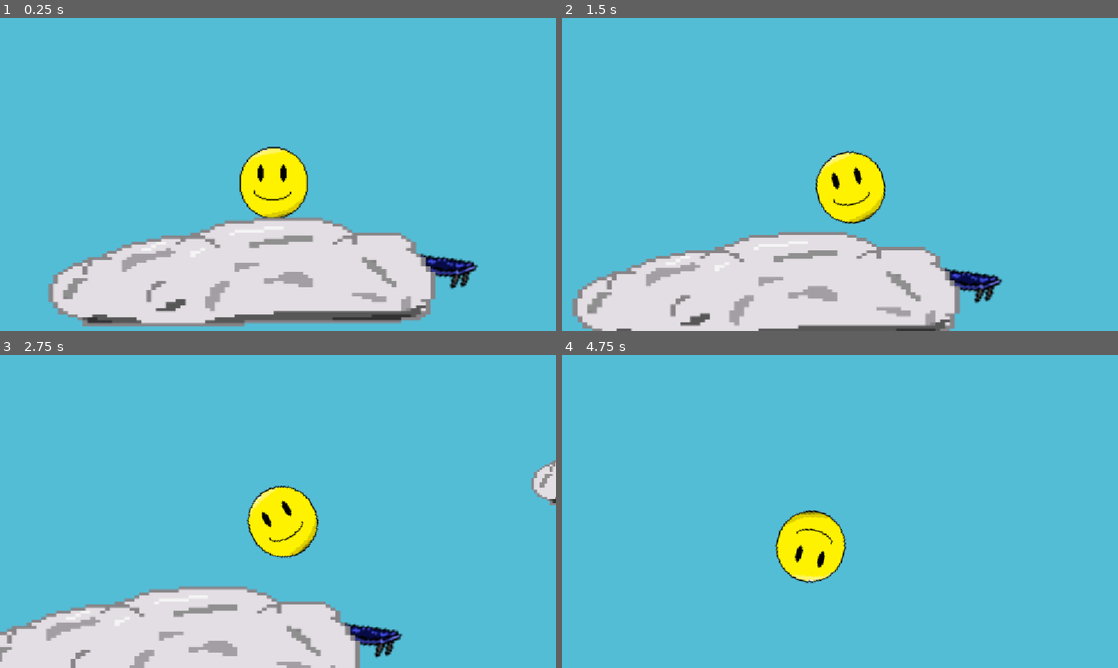
Above: before the commit, frames 1-4 (two rows, left to right).
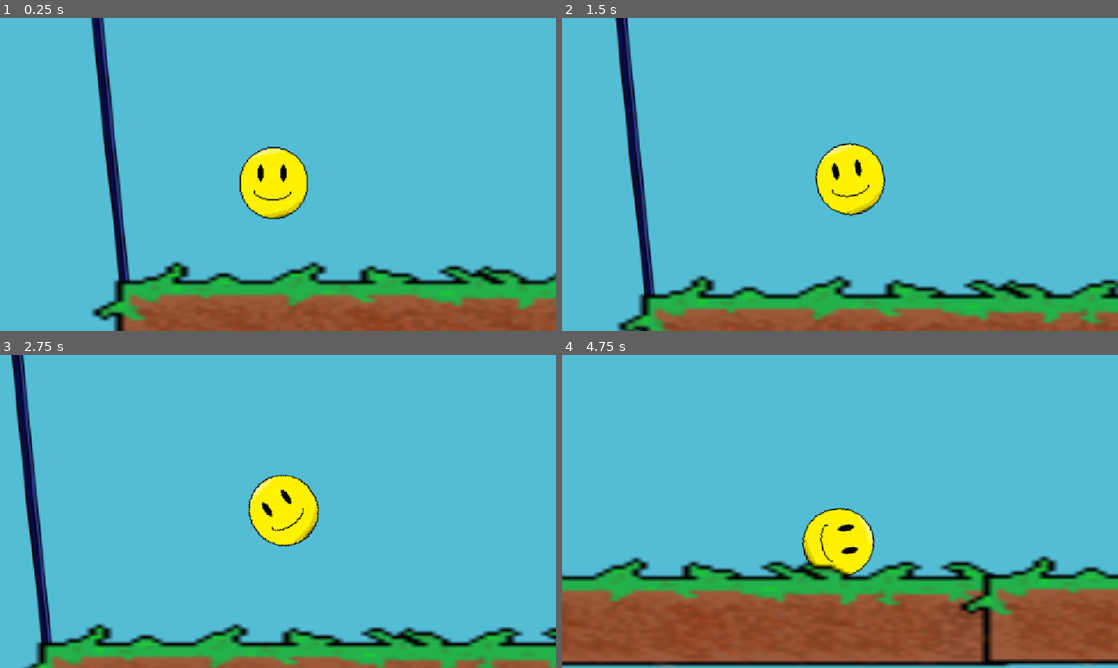
Above: after the commit, the same moments.

Repository: cyan-teal/hole-bounce
Game: Godot game, scene res://scenes/level_1.tscn
Two runs of this game, one before a commit and one after it. Both use one fixed random seed, a clock stepped at 60 frames per second and the inputs below. Before the commit the project starts from res://scenes/level_3.tscn. The engine's default icon, where the game draws it, is replaced by a stand-in: a white triangle on a blue panel in a dark square.
Inputs:
- Up to frame 1 (0.25 s): no input
- Up to frame 2 (1.5 s): hold Right (go_right) 0.53-1.28 s; hold Space (pass) 0.53-1.28 s; hold Left (go_left) from 1.28 s (still down); tap Space (pass) at 1.35 s
- Up to frame 3 (2.75 s): release Left (go_left) at 2.03 s; hold Right (go_right) from 2.03 s (still down); hold Space (pass) from 2.03 s (still down)
- Up to frame 4 (4.75 s): release Space (pass) at 2.78 s; tap Space (pass) at 2.85, 4.35 s; release Right (go_right) at 3.53 s; hold Space (pass) 3.53-4.28 s; hold Left (go_left) from 3.53 s (still down)

The runs differ from the first frame. In frame 1, 27% of the frame differs, in the area x 8-100%, y 0-100%; in frame 2, 26%; in frame 3, 22%; in frame 4, 34%, in the area x 0-100%, y 48-100%.

Commit message:
logs

Diff:
--- /dev/null
+++ b/hole-bounce/arrow.tscn
@@ -0,0 +1,8 @@
+[gd_scene format=3 uid="uid://b53n0e6biq4jo"]
+
+[ext_resource type="Texture2D" uid="uid://cav7tlrhue2x4" path="res://pixil-frame-0 (8).png" id="1_l5ahi"]
+
+[node name="arrow" type="StaticBody2D" unique_id=1626867911]
+
+[node name="Sprite2D" type="Sprite2D" parent="." unique_id=1431476914]
+texture = ExtResource("1_l5ahi")
--- /dev/null
+++ b/hole-bounce/log_obstacle.tscn
@@ -0,0 +1,16 @@
+[gd_scene format=3 uid="uid://cxadqbe7qfuwj"]
+
+[ext_resource type="Texture2D" uid="uid://bh25c0evvt84o" path="res://pixil-frame-0 (11).png" id="1_1p5ha"]
+
+[sub_resource type="RectangleShape2D" id="RectangleShape2D_7n77a"]
+size = Vector2(113, 25)
+
+[node name="log_obstacle" type="StaticBody2D" unique_id=1606836130]
+
+[node name="Sprite2D" type="Sprite2D" parent="." unique_id=2081447972]
+scale = Vector2(1.4671797, 1.6109084)
+texture = ExtResource("1_1p5ha")
+
+[node name="CollisionShape2D" type="CollisionShape2D" parent="." unique_id=46647488]
+position = Vector2(1.5, -0.5)
+shape = SubResource("RectangleShape2D_7n77a")
--- a/hole-bounce/project.godot
+++ b/hole-bounce/project.godot
@@ -11,7 +11,7 @@
 [application]
 
 config/name="Hole Bounce"
-run/main_scene="uid://c5ho4ahw1mb23"
+run/main_scene="uid://cvompijt5hlt0"
 config/features=PackedStringArray("4.7", "GL Compatibility")
 config/icon="uid://cpsm7tj76dhok"
 <<<<<<<HEADrun/main_scene="uid://cvompijt5hlt0"
--- /dev/null
+++ b/hole-bounce/rock_obstacle.tscn
@@ -0,0 +1,15 @@
+[gd_scene format=3 uid="uid://b0wm100j74h38"]
+
+[ext_resource type="Texture2D" uid="uid://nwb6cvj4etr6" path="res://pixil-frame-0 (10).png" id="1_oyleq"]
+
+[sub_resource type="RectangleShape2D" id="RectangleShape2D_7n77a"]
+size = Vector2(49, 24)
+
+[node name="rock_obstacle" type="StaticBody2D" unique_id=1890718744]
+
+[node name="Sprite2D" type="Sprite2D" parent="." unique_id=737467627]
+texture = ExtResource("1_oyleq")
+
+[node name="CollisionShape2D" type="CollisionShape2D" parent="." unique_id=678301019]
+position = Vector2(-6.5, 4)
+shape = SubResource("RectangleShape2D_7n77a")
--- a/hole-bounce/scenes/level_1.tscn
+++ b/hole-bounce/scenes/level_1.tscn
@@ -7,6 +7,7 @@
 [ext_resource type="Script" uid="uid://c0cm5aq1jkth0" path="res://scenes/objectdeflector.gd" id="5_15mv3"]
 [ext_resource type="PackedScene" uid="uid://bg8re1clvsn4u" path="res://scenes/level_end.tscn" id="5_fcfvj"]
 [ext_resource type="PackedScene" uid="uid://dc3ifb2nhulun" path="res://scenes/hole.tscn" id="6_pa8r4"]
+[ext_resource type="PackedScene" uid="uid://b0wm100j74h38" path="res://rock_obstacle.tscn" id="9_2y5yt"]
 [ext_resource type="Script" uid="uid://dwjbd5k3dtfp7" path="res://scenes/hole_test.gd" id="9_e3sih"]
 
 [sub_resource type="PhysicsMaterial" id="PhysicsMaterial_g2els"]
@@ -61,7 +62,6 @@
 scale = Vector2(1.1551731, -0.33634555)
 
 [node name="barrier2" parent="." unique_id=1993517078 instance=ExtResource("3_rus8k")]
-visible = false
 position = Vector2(-2050.0002, -1156.9999)
 rotation = -1.6762425
 scale = Vector2(25.293629, 0.761766)
@@ -69,13 +69,16 @@
 script = null
 
 [node name="Object" parent="." unique_id=1360642315 instance=ExtResource("2_bswci")]
-position = Vector2(-246, 241)
-scale = Vector2(28.09264, 1.41337)
-
-[node name="Object2" parent="." unique_id=1350888138 instance=ExtResource("2_bswci")]
-position = Vector2(351.00003, 145)
-rotation = -0.0027763182
-scale = Vector2(2.0501788, 0.5938026)
+position = Vector2(-1355, 298.00003)
+scale = Vector2(9.54073, 2.1342034)
+
+[node name="Object4" parent="." unique_id=971177724 instance=ExtResource("2_bswci")]
+position = Vector2(-226, 295.00003)
+scale = Vector2(9.54073, 2.1342034)
+
+[node name="Object7" parent="." unique_id=654579645 instance=ExtResource("2_bswci")]
+position = Vector2(873, 295)
+scale = Vector2(9.54073, 2.1342034)
 
 [node name="Object3" parent="." unique_id=189708830 instance=ExtResource("2_bswci")]
 position = Vector2(812.99994, 58)
@@ -98,11 +101,6 @@
 rotation = 3.147318
 scale = Vector2(1.4189186, -0.7273016)
 
-[node name="Object21" parent="." unique_id=1980870251 instance=ExtResource("2_bswci")]
-position = Vector2(-383.00003, 136)
-rotation = -3.1358674
-scale = Vector2(1.6477013, -0.9327078)
-
 [node name="Object8" parent="." unique_id=1761659843 instance=ExtResource("2_bswci")]
 position = Vector2(-346, -574.00006)
 rotation = -0.005987568
@@ -160,7 +158,6 @@
 script = ExtResource("5_15mv3")
 
 [node name="barrier" parent="." unique_id=1449926254 instance=ExtResource("2_bswci")]
-visible = false
 position = Vector2(1384, -1326)
 rotation = -0.011716205
 scale = Vector2(1.1535375, -24.14793)
@@ -189,7 +186,15 @@
 scale = Vector2(1.3218676, 1.1091734)
 
 [node name="Hole4" parent="." unique_id=759850957 instance=ExtResource("6_pa8r4")]
-position = Vector2(546, -2458)
+position = Vector2(546.00006, -2454)
 rotation = 1.5374935
 scale = Vector2(1.5899712, 1.4816927)
 script = ExtResource("9_e3sih")
+
+[node name="rock_obstacle" parent="." unique_id=1890718744 instance=ExtResource("9_2y5yt")]
+position = Vector2(-353, 105)
+scale = Vector2(4.6299567, 4.037339)
+
+[node name="rock_obstacle2" parent="." unique_id=203229700 instance=ExtResource("9_2y5yt")]
+position = Vector2(368, 121)
+scale = Vector2(5.8764834, 3.1574063)
--- a/hole-bounce/scenes/level_2.tscn
+++ b/hole-bounce/scenes/level_2.tscn
@@ -8,11 +8,12 @@
 [ext_resource type="Script" uid="uid://c2pgckwu706fm" path="res://scenes/launch_pad st.gd" id="4_wo48x"]
 [ext_resource type="PackedScene" uid="uid://dc3ifb2nhulun" path="res://scenes/hole.tscn" id="7_y0kc7"]
 [ext_resource type="PackedScene" uid="uid://bg8re1clvsn4u" path="res://scenes/level_end.tscn" id="8_ne2mo"]
+[ext_resource type="PackedScene" uid="uid://b53n0e6biq4jo" path="res://arrow.tscn" id="9_6cvei"]
 
 [node name="Level2" type="Node2D" unique_id=2075713534]
 
 [node name="Player" parent="." unique_id=244388843 instance=ExtResource("1_eqxsl")]
-position = Vector2(-621, 4082)
+position = Vector2(-2635, 9017)
 physics_material_override = null
 
 [node name="Camera2D" type="Camera2D" parent="Player" unique_id=1067887717]
@@ -37,7 +38,7 @@
 script = ExtResource("4_wo48x")
 
 [node name="LaunchPad6" parent="." unique_id=661327214 instance=ExtResource("2_b4j7a")]
-position = Vector2(-3294.0005, 9242.001)
+position = Vector2(-3292, 9278.001)
 rotation = 0.013009548
 scale = Vector2(1.6454968, 0.9052839)
 script = ExtResource("4_wo48x")
@@ -49,13 +50,13 @@
 script = ExtResource("3_b4j7a")
 
 [node name="LaunchPad4" parent="." unique_id=1275518555 instance=ExtResource("2_b4j7a")]
-position = Vector2(4233, 1964)
+position = Vector2(4223.0005, 1999)
 rotation = 0.0024672747
 scale = Vector2(1.6454968, 0.9052839)
 script = ExtResource("3_b4j7a")
 
 [node name="LaunchPad3" parent="." unique_id=150323775 instance=ExtResource("2_b4j7a")]
-position = Vector2(3455.9998, 509.00003)
+position = Vector2(3404.9998, 523.0001)
 rotation = 2.5636756
 scale = Vector2(1.6454968, 0.9052839)
 script = ExtResource("3_b4j7a")
@@ -67,7 +68,7 @@
 script = ExtResource("3_b4j7a")
 
 [node name="LaunchPad8" parent="." unique_id=1562811375 instance=ExtResource("2_b4j7a")]
-position = Vector2(4158, 920.00006)
+position = Vector2(4169, 890.0002)
 rotation = 2.3875284
 scale = Vector2(1.6454968, 0.9052839)
 script = ExtResource("3_b4j7a")
@@ -90,7 +91,7 @@
 scale = Vector2(11.599815, 5.5290747)
 
 [node name="StaticBody2D" type="StaticBody2D" parent="." unique_id=718391233]
-position = Vector2(-621, 4082)
+position = Vector2(-2635, 9017)
 
 [node name="build" parent="." unique_id=865045458 instance=ExtResource("3_pbc48")]
 position = Vector2(-308, 5898)
@@ -144,3 +145,33 @@
 
 [node name="LevelEnd" parent="." unique_id=1912925523 instance=ExtResource("8_ne2mo")]
 position = Vector2(4910, -1520)
+
+[node name="arrow" parent="." unique_id=1626867911 instance=ExtResource("9_6cvei")]
+position = Vector2(6015, 8868)
+rotation = -2.601326
+scale = Vector2(4.9812794, 3.8038778)
+
+[node name="arrow2" parent="." unique_id=92969218 instance=ExtResource("9_6cvei")]
+position = Vector2(4914.0005, 9136.001)
+rotation = -3.1292017
+scale = Vector2(4.9812794, 3.8038778)
+
+[node name="arrow3" parent="." unique_id=1085777092 instance=ExtResource("9_6cvei")]
+position = Vector2(4914.0005, 9136.001)
+rotation = -3.1292017
+scale = Vector2(4.9812794, 3.8038778)
+
+[node name="arrow4" parent="." unique_id=39387603 instance=ExtResource("9_6cvei")]
+position = Vector2(1502, 9159)
+rotation = 0.005867958
+scale = Vector2(4.9812794, 3.8038778)
+
+[node name="arrow6" parent="." unique_id=172943150 instance=ExtResource("9_6cvei")]
+position = Vector2(-1918, 9160)
+rotation = 0.005867958
+scale = Vector2(4.9812794, 3.8038778)
+
+[node name="arrow7" parent="." unique_id=2077900717 instance=ExtResource("9_6cvei")]
+position = Vector2(-3124, 3640)
+rotation = -2.054483
+scale = Vector2(4.9812794, 3.8038778)
--- a/hole-bounce/scenes/level_3.tscn
+++ b/hole-bounce/scenes/level_3.tscn
@@ -2,16 +2,17 @@
 
 [ext_resource type="PackedScene" uid="uid://71piecawb4d5" path="res://scenes/player.tscn" id="1_uwxec"]
 [ext_resource type="PackedScene" uid="uid://bixobljkd83tk" path="res://scenes/launch_pad.tscn" id="2_1pn4d"]
-[ext_resource type="Script" uid="uid://dfs47tdn7w3cg" path="res://scenes/launch_pad 1.gd" id="3_1pn4d"]
+[ext_resource type="Script" uid="uid://dfs47tdn7w3cg" path="res://scripts/launch_pad 1.gd" id="3_1pn4d"]
 [ext_resource type="PackedScene" uid="uid://c8xtnnl8ank2m" path="res://cloud.tscn" id="3_uwxec"]
 [ext_resource type="Script" uid="uid://bsxa4cye13pgc" path="res://scenes/launch_pad2.gd" id="4_hhfj6"]
 [ext_resource type="PackedScene" uid="uid://dc3ifb2nhulun" path="res://scenes/hole.tscn" id="5_ah8om"]
 [ext_resource type="Script" uid="uid://dwjbd5k3dtfp7" path="res://scenes/hole_test.gd" id="7_wae8j"]
+[ext_resource type="PackedScene" uid="uid://b53n0e6biq4jo" path="res://arrow.tscn" id="8_wae8j"]
 
 [node name="Level2" type="Node2D" unique_id=2075713534]
 
 [node name="Player" parent="." unique_id=244388843 instance=ExtResource("1_uwxec")]
-position = Vector2(4175, -1047)
+position = Vector2(20, -538)
 
 [node name="Camera2D" type="Camera2D" parent="Player" unique_id=1067887717]
 position_smoothing_enabled = true
@@ -99,3 +100,18 @@
 rotation = -3.1982534
 scale = Vector2(-1.4406961, 0.8910328)
 script = ExtResource("7_wae8j")
+
+[node name="arrow" parent="." unique_id=1626867911 instance=ExtResource("8_wae8j")]
+position = Vector2(4933, 2584)
+rotation = -0.089637324
+scale = Vector2(3.4327836, 3.3761551)
+
+[node name="arrow2" parent="." unique_id=1324582119 instance=ExtResource("8_wae8j")]
+position = Vector2(3303.9995, 2594.0002)
+rotation = 0.021420248
+scale = Vector2(3.4327836, 3.3761551)
+
+[node name="arrow3" parent="." unique_id=1320165626 instance=ExtResource("8_wae8j")]
+position = Vector2(1418.9995, 2561)
+rotation = 0.021420248
+scale = Vector2(3.4327836, 3.3761551)
--- a/hole-bounce/scenes/object.tscn
+++ b/hole-bounce/scenes/object.tscn
@@ -1,15 +1,18 @@
 [gd_scene format=3 uid="uid://b2b1gi5tljg5o"]
 
-[ext_resource type="Texture2D" uid="uid://c7336yvlsukoa" path="res://resources/floor_texture.png" id="1_pkda2"]
+[ext_resource type="Texture2D" uid="uid://wsc6bix0w1dy" path="res://pixil-frame-0 (9).png" id="1_pkda2"]
 
 [sub_resource type="RectangleShape2D" id="RectangleShape2D_v1ltj"]
+size = Vector2(20, 24.82322)
 
 [node name="Object" type="StaticBody2D" unique_id=1360642315]
 
 [node name="Sprite2D" type="Sprite2D" parent="." unique_id=1146441081]
-scale = Vector2(1.23, 1.23)
+position = Vector2(-2, -6.0000076)
+scale = Vector2(1.5642931, 3.4600005)
 texture = ExtResource("1_pkda2")
 
 [node name="CollisionShape2D" type="CollisionShape2D" parent="." unique_id=1823810791]
-scale = Vector2(6, 6)
+position = Vector2(0, -17.028122)
+scale = Vector2(6.1596665, 3.305625)
 shape = SubResource("RectangleShape2D_v1ltj")
Binary file added: hole-bounce/pixil-frame-0 (10).png
Not shown, added: hole-bounce/pixil-frame-0 (10).png.import
Binary file added: hole-bounce/pixil-frame-0 (11).png
Not shown, added: hole-bounce/pixil-frame-0 (11).png.import
Binary file added: hole-bounce/pixil-frame-0 (8).png
Not shown, added: hole-bounce/pixil-frame-0 (8).png.import
Binary file added: hole-bounce/pixil-frame-0 (9).png
Not shown, added: hole-bounce/pixil-frame-0 (9).png.import
